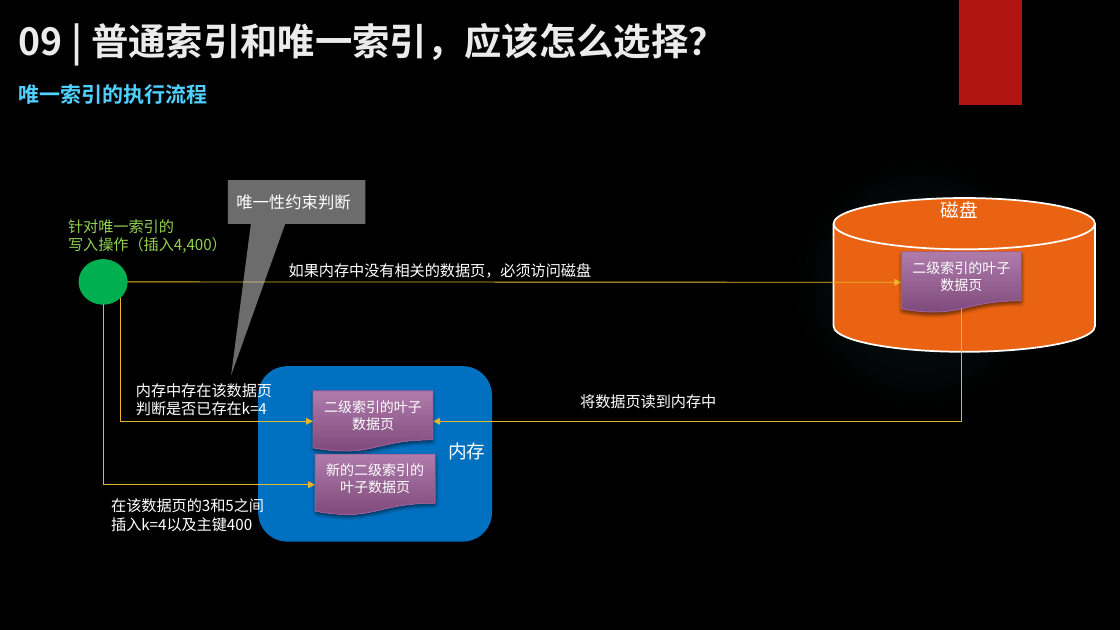
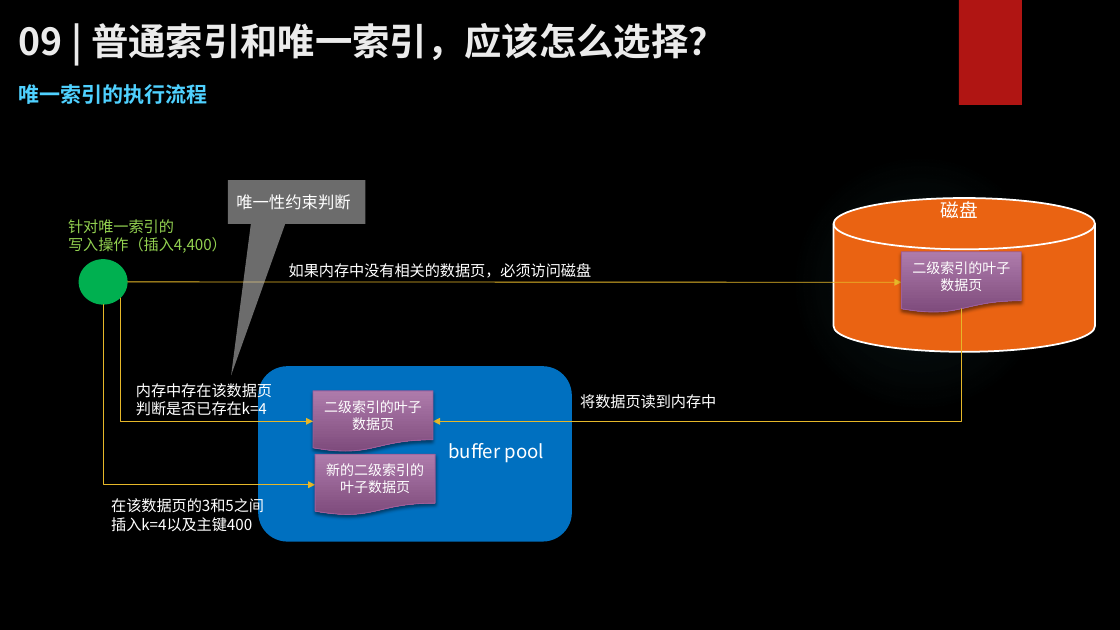
Before and after one commit to zhangkekf/reading-notes, a slide deck: slide 4 of MySQL实战/09普通索引和唯一索引，应该怎么选择？.pptx. Drawn at 1120x630 pixels with LibreOffice and Linux fonts; fonts in the diff are those of the drawing; background and template pictures are left out. Boxes give left, top, right and bottom in pixels: in the first picture for what was removed or moved away, otherwise in the second. Text is boxed around its words. In the diff, an @@ line names an element or a change of style, - is before the commit and + after.

Commit message:
fix change buffer wrong desc

```diff
--- a/MySQL实战/09普通索引和唯一索引，应该怎么选择？.pptx
+++ b/MySQL实战/09普通索引和唯一索引，应该怎么选择？.pptx
@@ rounded rectangle: place and size @@
-rounded rectangle at bbox=[258, 366, 492, 542]
+rounded rectangle at bbox=[258, 366, 572, 542]
@@ text at bbox=[448, 443, 544, 463]: text changed @@
-内存
+buffer pool
```
Also in this commit, not shown: 4 other slides changed.
